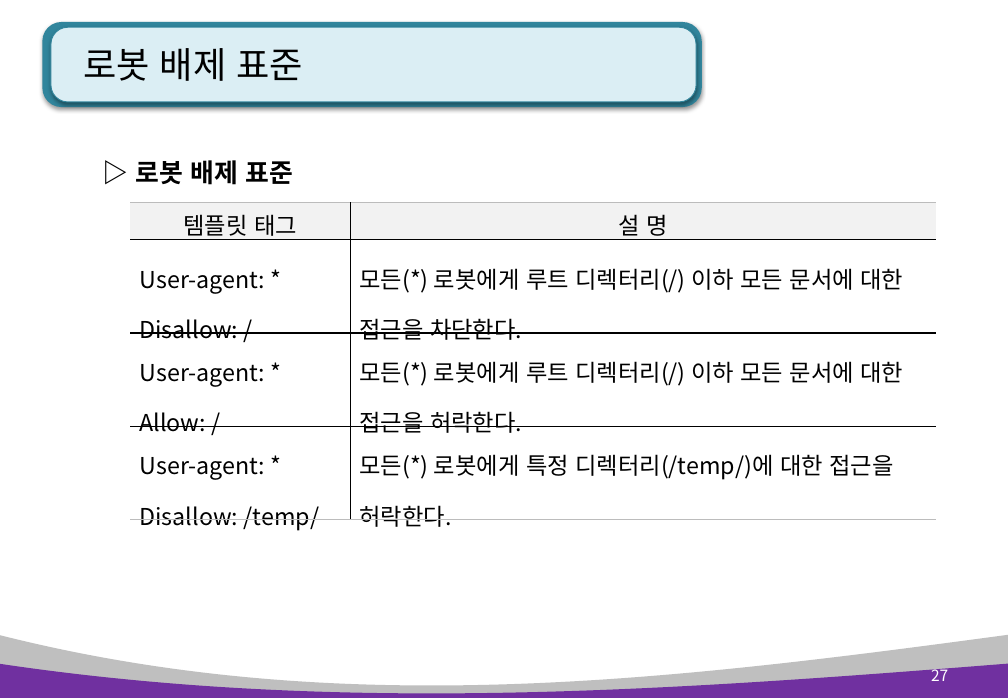
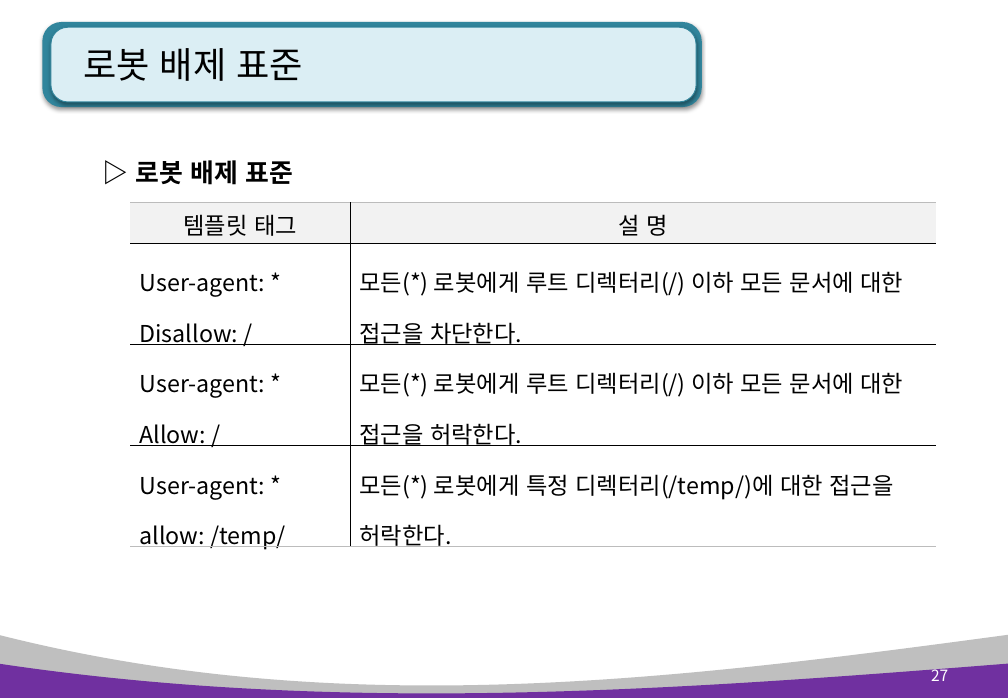
Before and after one commit to kiyongee2/green_project_web, a slide deck: slide 27 of python_ppt/Python 12장. 정규표현식과 웹 스크래핑.pptx. Drawn at 1008x698 pixels with LibreOffice and Linux fonts; fonts in the diff are those of the drawing. Boxes give left, top, right and bottom in pixels: in the first picture for what was removed or moved away, otherwise in the second. Text is boxed around its words. In the diff, an @@ line names an element or a change of style, - is before the commit and + after.

```diff
--- a/python_ppt/Python 12장. 정규표현식과 웹 스크래핑.pptx
+++ b/python_ppt/Python 12장. 정규표현식과 웹 스크래핑.pptx
@@ table at (x1=130, y1=203, x2=936, y2=554) @@
-row 4, column 1: User-agent: * / Disallow: /temp/
+row 4, column 1: User-agent: * / allow: /temp/
```
Also in this commit, not shown: 7 other slides changed, 2 other files.
